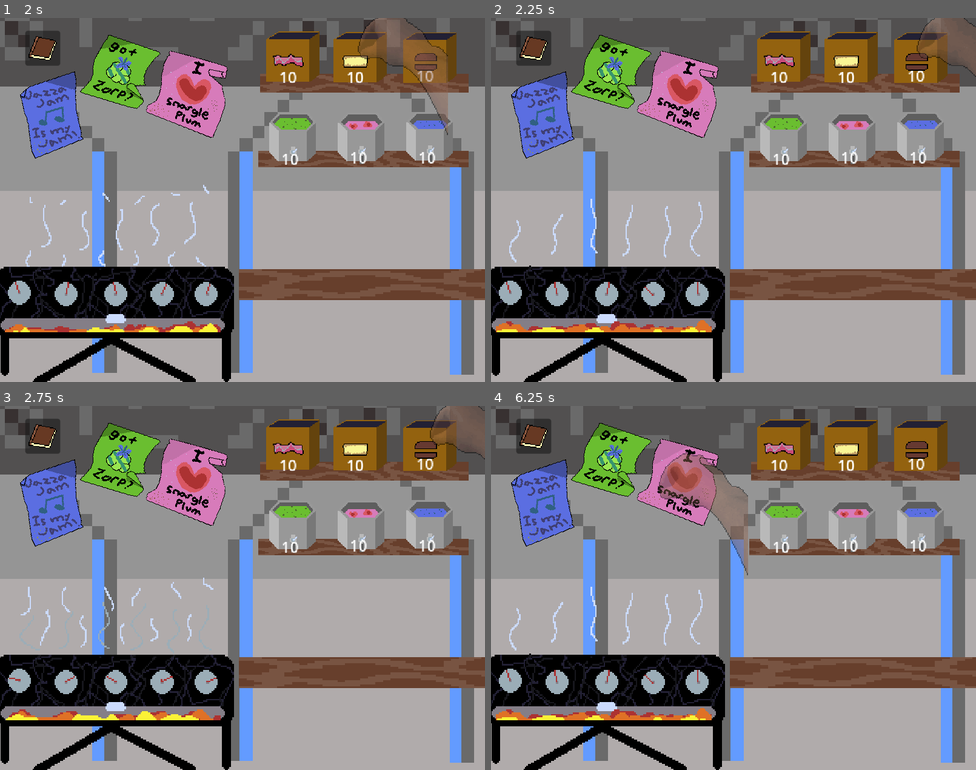
Above: before the commit, frames 1-4 (two rows, left to right).
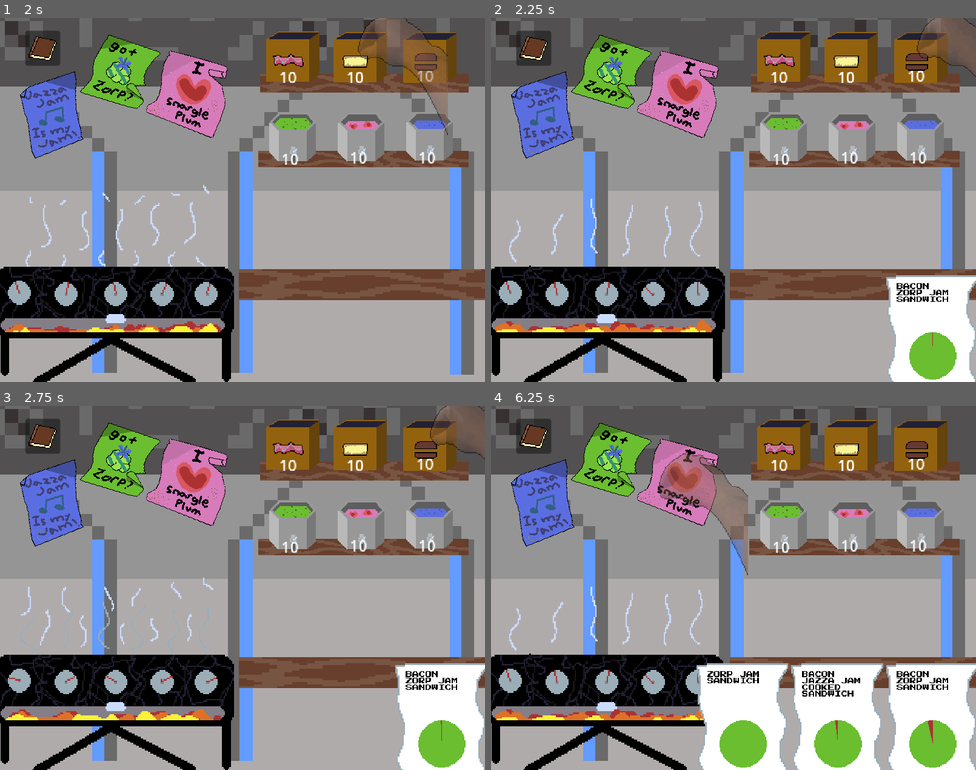
Above: after the commit, the same moments.

Repository: lganic/IEEE-GameJam-2026
Game: Godot game, scene res://scenes/grillscene.tscn
Same seed, same stepped clock (60 frames per second), same inputs: the game is played once before the commit and once after it.
Inputs (mouse positions are in pixels of both pictures, inside the frame that each line leads up to):
- Up to frame 1 (2 s): move the mouse to (291, 58) at 0.52 s; hold D (move_right) 0.53-1.28 s; click (291, 58) at 0.67 s; move the mouse to (358, 58) at 1.27 s; hold S (move_down) from 1.28 s (still down); click (358, 58) at 1.42 s
- Up to frame 2 (2.25 s): move the mouse to (922, 58) at 2.02 s; release S (move_down) at 2.03 s; hold D (move_right) from 2.03 s (still down); click (922, 58) at 2.17 s
- Up to frame 3 (2.75 s): keep holding D (move_right)
- Up to frame 4 (6.25 s): move the mouse to (922, 526) at 2.77 s; release D (move_right) at 2.78 s; hold W (move_up) 2.78-3.53 s; click (922, 526) at 2.92 s; move the mouse to (849, 526) at 3.52 s; hold A (move_left) 3.53-5.03 s; click (849, 526) at 3.67 s; move the mouse to (782, 526) at 4.27 s; click (782, 526) at 4.42 s; move the mouse to (757, 588) at 5.02 s; hold S (move_down) 5.03-5.78 s; click (757, 588) at 5.17 s; move the mouse to (660, 497) at 5.77 s; hold D (move_right) from 5.78 s (still down)

Frame 1 is identical in both runs. In frame 2, 4.8% of the frame differs, in the area x 81-100%, y 70-100%; in frame 3, 4.8%; in frame 4, 14%, in the area x 42-100%, y 70-100%.

Commit message:
Fix receipt size

Diff:
--- a/scenes/OrderManager.tscn
+++ b/scenes/OrderManager.tscn
@@ -10,6 +10,8 @@
 grow_horizontal = 2
 grow_vertical = 2
 script = ExtResource("1_s7wlt")
+start_pos = Vector2(45, 60)
+spacing = 65.0
 
 [node name="Timer" type="Timer" parent="." unique_id=142253826]
 wait_time = 10.0
--- a/scenes/ReceiptTicket.tscn
+++ b/scenes/ReceiptTicket.tscn
@@ -12,6 +12,7 @@
 anchor_bottom = 1.0
 grow_horizontal = 2
 grow_vertical = 2
+scale = Vector2(1.4, 1.4)
 script = ExtResource("1_mivok")
 
 [node name="TextureRect" type="TextureRect" parent="." unique_id=1894243672]
--- a/scripts/order_manager.gd
+++ b/scripts/order_manager.gd
@@ -29,7 +29,7 @@
 
 func _ready():
 	var timer = Timer.new()
-	timer.wait_time = 20
+	timer.wait_time = 2
 	timer.autostart = true
 	timer.one_shot = false
 	timer.timeout.connect(spawn_random_order)
